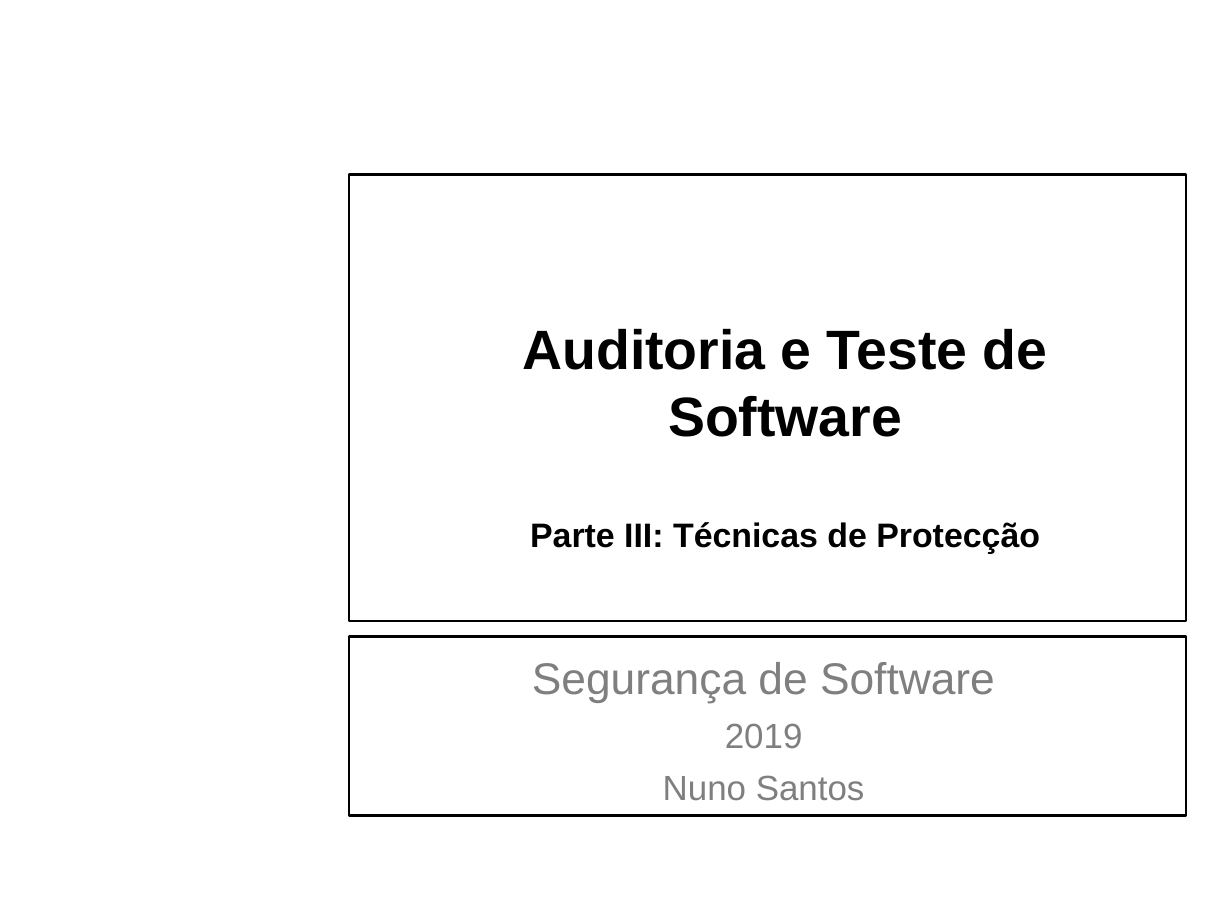
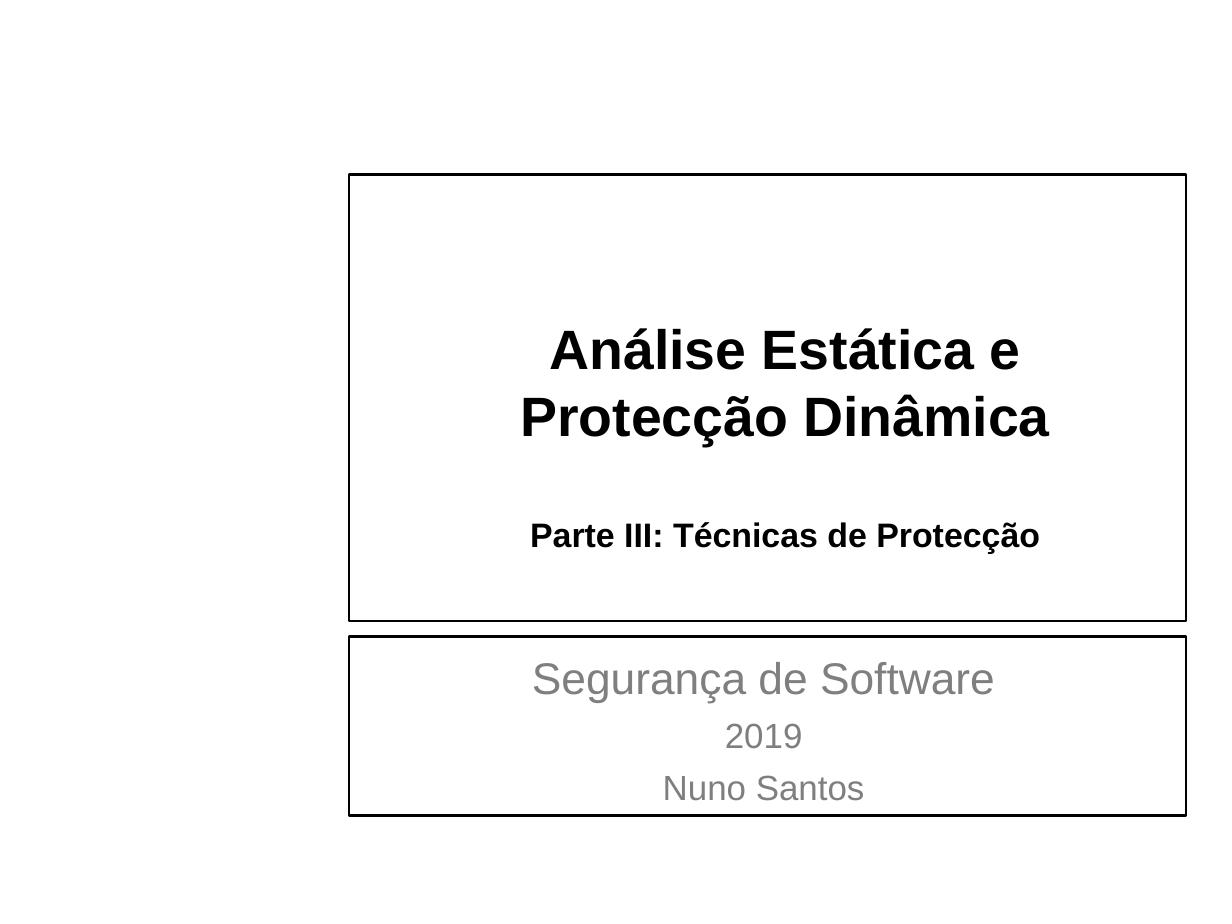
Before and after one commit to nuno-santos/acite2019, a slide deck: slide 1 of teoricas/acite2019-07-estatica_dinamica.pptx. Drawn at 1232x924 pixels with LibreOffice and Linux fonts; fonts in the diff are those of the drawing; background and template pictures are left out. Boxes give left, top, right and bottom in pixels: in the first picture for what was removed or moved away, otherwise in the second. Text is boxed around its words. In the diff, an @@ line names an element or a change of style, - is before the commit and + after.

```diff
--- a/teoricas/acite2019-07-estatica_dinamica.pptx
+++ b/teoricas/acite2019-07-estatica_dinamica.pptx
@@ title at box(520, 328, 1049, 554): text changed; size 19.8 to 32.4 pt @@
-Auditoria e Teste de Software
-Parte III: Técnicas de Protecção
+Análise Estática e Protecção Dinâmica
+Parte III: Técnicas de Protecção
```
Also in this commit, not shown: 6 other slides changed, 14 slides added, 12 slides removed.
